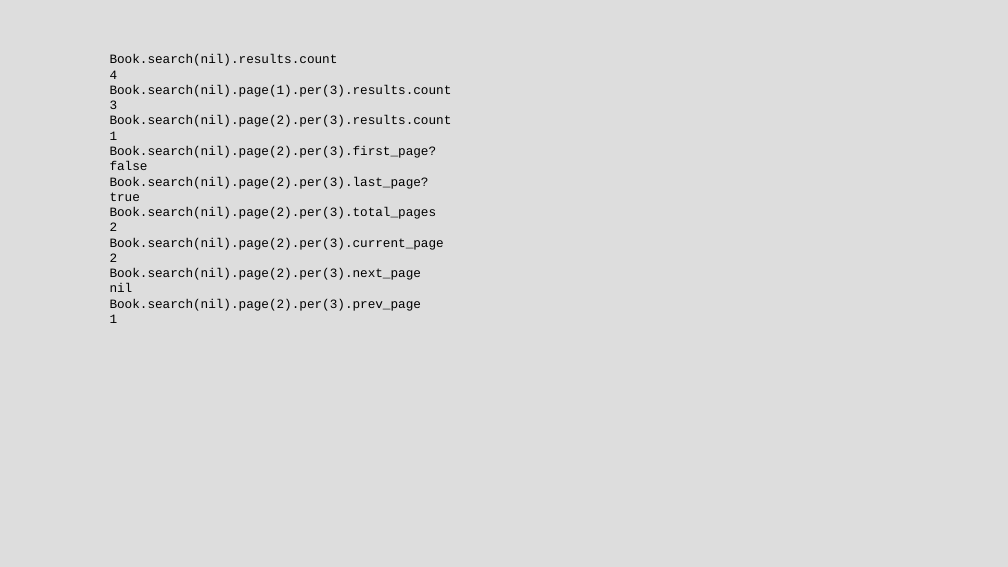
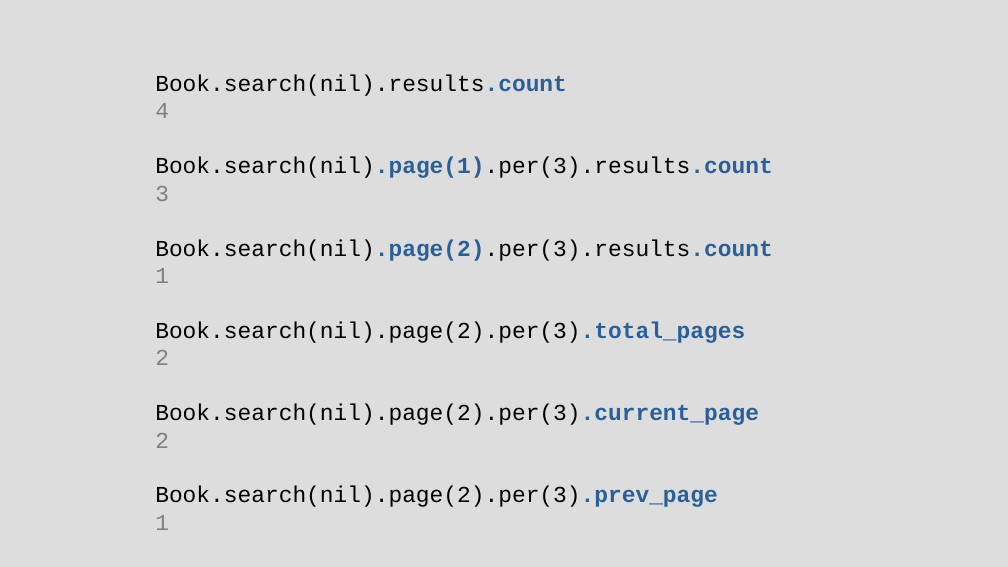
Before and after one commit to chriscressman/architecting-a-search-feature, a slide deck: slide 96 of presentation.odp. Drawn at 1008x567 pixels with LibreOffice and Linux fonts; fonts in the diff are those of the drawing. Boxes give left, top, right and bottom in pixels: in the first picture for what was removed or moved away, otherwise in the second. Text is boxed around its words. In the diff, an @@ line names an element or a change of style, - is before the commit and + after.

```diff
--- a/presentation.odp
+++ b/presentation.odp
@@ text "Book.search(nil).results.count": place and size @@
-text "Book.search(nil).results.count" at (110, 54, 452, 323)
+text "Book.search(nil).results.count" at (155, 74, 772, 530)
@@ text "Book.search(nil).results.count" at (155, 74, 772, 530): size 10 to 18 pt; text colour #000000 to #2A6099, bold on in "Book.search(nil).results.count", "Book.search(nil).page(1).per(3).results.count", "Book.search(nil).page(2).per(3).results.count", "Book.search(nil).page(2).per(3).total_pages" and 2 more places; text colour #000000 to #808080 in "4", "3", "1", "2" and 2 more places @@
@@ text at (110, 146, 437, 201): paragraphs removed @@
-Book.search(nil).page(2).per(3).first_page?
-false
-Book.search(nil).page(2).per(3).last_page?
-true
@@ text at (110, 268, 421, 292): paragraphs removed @@
-Book.search(nil).page(2).per(3).next_page
-nil
```
Also in this commit, not shown: 21 other slides changed, 6 slides added, 4 slides removed.
